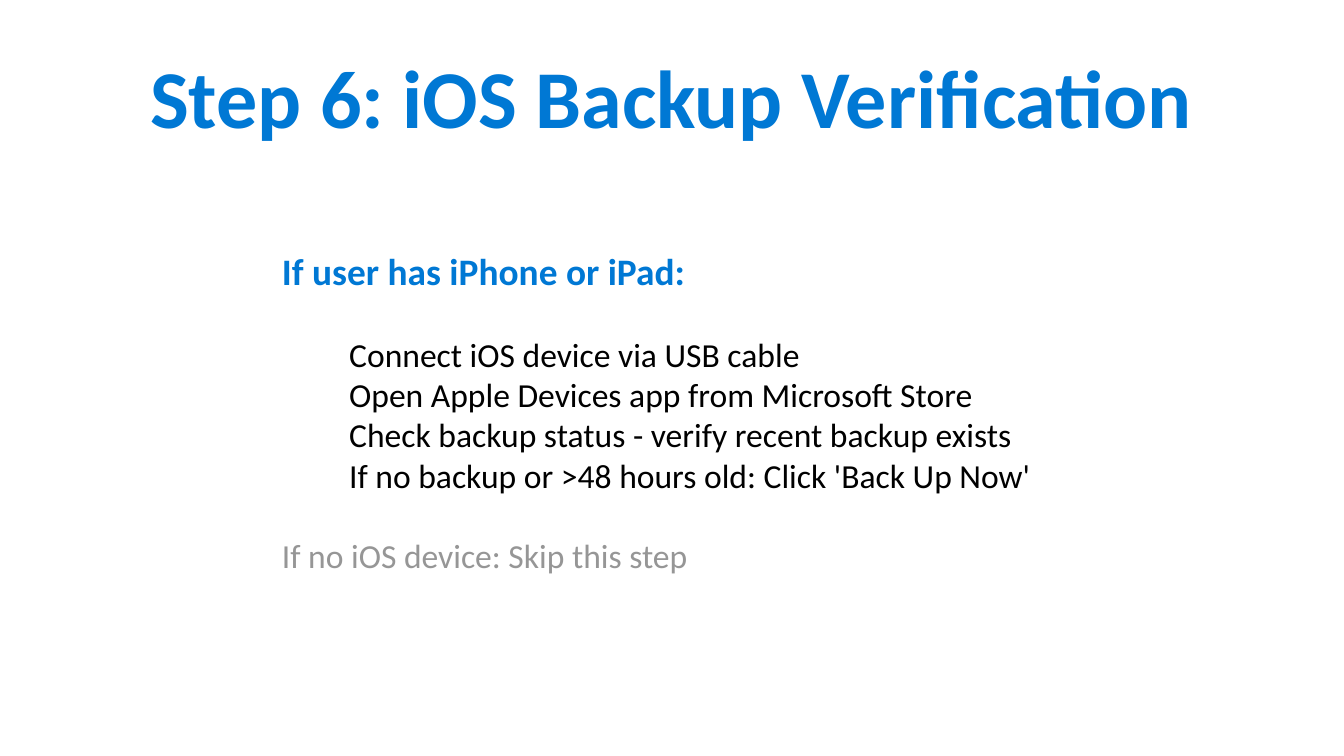
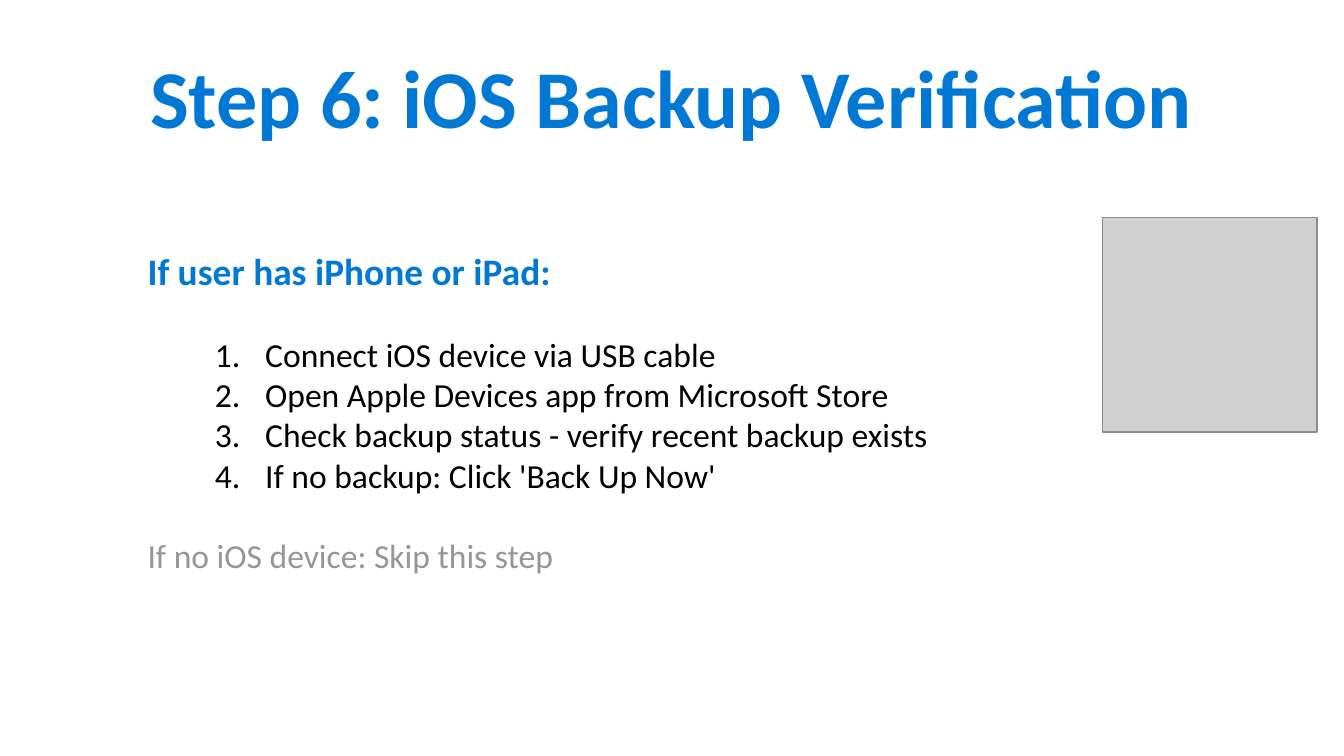
Before and after one commit to ipsghonline/tmp, a slide deck: slide 8 of presentation/Phase1-Backup-Guide.pptx. Drawn at 1344x756 pixels with LibreOffice and Linux fonts; fonts in the diff are those of the drawing; grey boxes stand for pictures. Boxes give left, top, right and bottom in pixels: in the first picture for what was removed or moved away, otherwise in the second. Text is boxed around its words. In the diff, an @@ line names an element or a change of style, - is before the commit and + after.

```diff
--- a/presentation/Phase1-Backup-Guide.pptx
+++ b/presentation/Phase1-Backup-Guide.pptx
@@ text "If user has iPhone or ...": place and size @@
-text "If user has iPhone or ..." at (282,258,1030,574)
+text "If user has iPhone or ..." at (148,258,928,574)
@@ picture added at (1102,218,1317,433) @@
@@ text at (265,343,928,453): bullet none to 1. @@
@@ text at (265,464,716,494): text changed @@
-  If no backup or >48 hours old: Click 'Back Up Now'
+  4. If no backup: Click 'Back Up Now'
```
Also in this commit, not shown: 7 other slides changed, 1 slide added, 2 slides removed.
